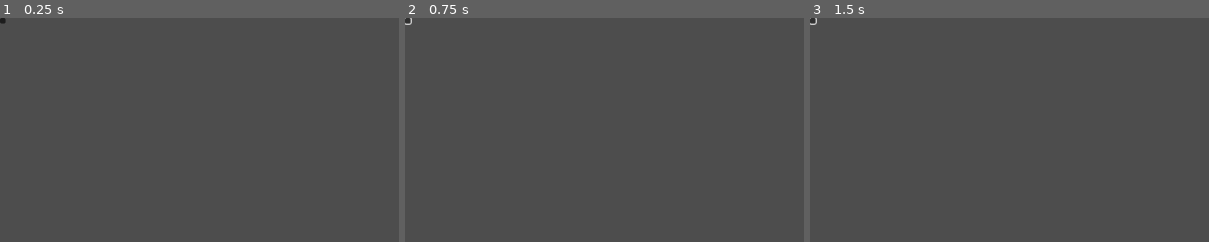
Above: before the commit, frames 1-3 (left to right).
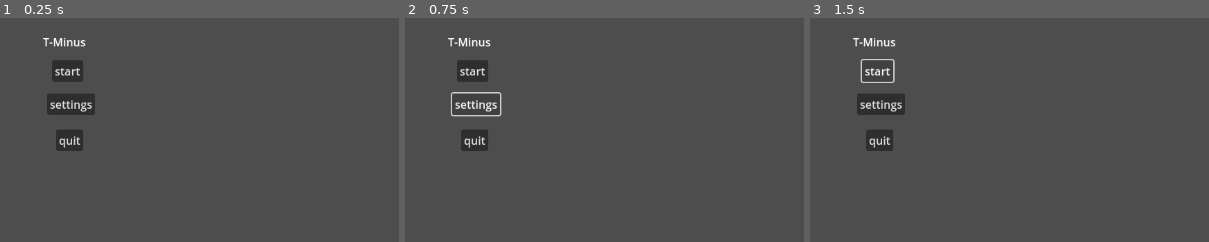
Above: after the commit, the same moments.

Repository: TheMillsheistyoftheEast/T-Minus
Game: Godot game, scene res://scenes/menu.tscn
Same seed, same stepped clock (60 frames per second), same inputs: the game is played once before the commit and once after it. The project has no main scene, so this scene is started directly.
Inputs (mouse positions are % of the whole screen's width and height, from its top left; square brackets give the same spot before the commit, where the layout moved):
- Up to frame 1 (0.25 s): no input
- Up to frame 2 (0.75 s): click (9, 19) [0, 1] at 0.5 s
- Up to frame 3 (1.5 s): click (8, 12) [0, 1] at 1.25 s
The pictures show only the part of the screen within x 0-50%, y 0-50%; the shares and areas given below are measured in that part.

The runs differ from the first frame. In frame 1, 2.6% of the frame differs, in the area x 0-24%, y 0-60%; in frame 2, 2.1%; in frame 3, 2.2%.

Commit message:
Update menu.tscn

Diff:
--- a/scenes/menu.tscn
+++ b/scenes/menu.tscn
@@ -10,15 +10,32 @@
 
 [node name="start" type="Button" parent="button manager"]
 layout_mode = 0
-offset_right = 8.0
-offset_bottom = 8.0
+offset_left = 75.0
+offset_top = 61.0
+offset_right = 120.0
+offset_bottom = 92.0
+text = "start"
 
 [node name="settings" type="Button" parent="button manager"]
 layout_mode = 0
-offset_right = 8.0
-offset_bottom = 8.0
+offset_left = 68.0
+offset_top = 109.0
+offset_right = 137.0
+offset_bottom = 140.0
+text = "settings"
 
 [node name="quit" type="Button" parent="button manager"]
 layout_mode = 0
-offset_right = 8.0
-offset_bottom = 8.0
+offset_left = 81.0
+offset_top = 161.0
+offset_right = 120.0
+offset_bottom = 192.0
+text = "quit
+"
+
+[node name="Label" type="Label" parent="."]
+offset_left = 62.0
+offset_top = 23.0
+offset_right = 124.0
+offset_bottom = 46.0
+text = "T-Minus"
